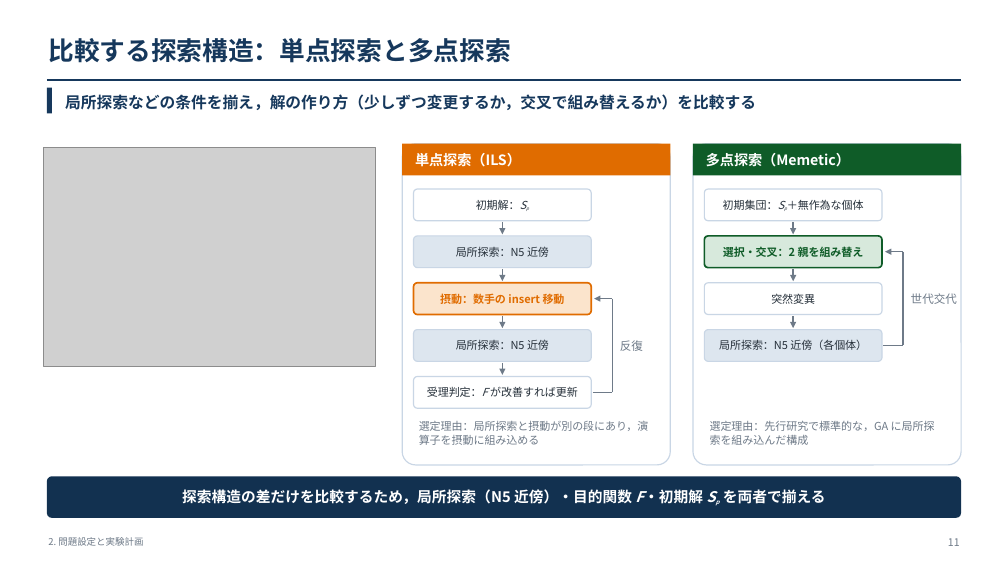
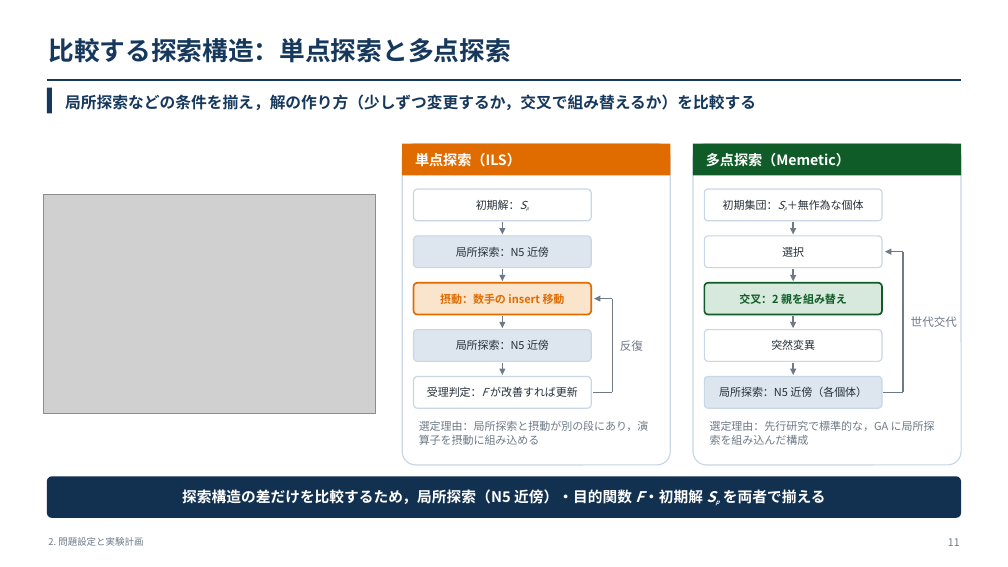
Before and after one commit to kitotakumi/stability_scheduling, a slide deck: slide 11 of doc/presentation_materials/JIMA2026fall_発表.pptx. Drawn at 1008x567 pixels with LibreOffice and Linux fonts; fonts in the diff are those of the drawing; grey boxes stand for pictures. Boxes give left, top, right and bottom in pixels: in the first picture for what was removed or moved away, otherwise in the second. Text is boxed around its words. In the diff, an @@ line names an element or a change of style, - is before the commit and + after.

```diff
--- a/doc/presentation_materials/JIMA2026fall_発表.pptx
+++ b/doc/presentation_materials/JIMA2026fall_発表.pptx
@@ picture moved from (x1=43, y1=147, x2=376, y2=367) to (x1=43, y1=195, x2=376, y2=414) @@
@@ rounded rectangle "選択" at (x1=705, y1=236, x2=882, y2=268): fill #D7E9DC to #FFFFFF; outline #0F5C28 1.6 pt to #C9D6E5 1.1 pt @@
@@ text in rounded rectangle at (x1=782, y1=247, x2=804, y2=257): text changed; text colour #0F5C28 to #26303A; bold off @@
-選択・交叉：2 親を組み替え
+選択
@@ line moved from (904, 346) - (904, 252) to (904, 392) - (904, 252) @@
@@ rounded rectangle added at (x1=705, y1=283, x2=882, y2=315), fill #D7E9DC, outline #0F5C28 1.6 pt, 10.5 pt, text #0F5C28, bold @@
+交叉：2 親を組み替え
@@ text "世代交代" moved from (x1=911, y1=293, x2=957, y2=304) to (x1=911, y1=316, x2=957, y2=327) @@
@@ arrow added from (793, 363) to (793, 375), #6E7A88 1.4 pt @@
@@ 2 rounded rectangles, 1 line moved together from (x1=705, y1=283, x2=904, y2=361) to (x1=705, y1=330, x2=904, y2=408) @@
```
Also in this commit, not shown: 3 other slides changed, 2 other files.
